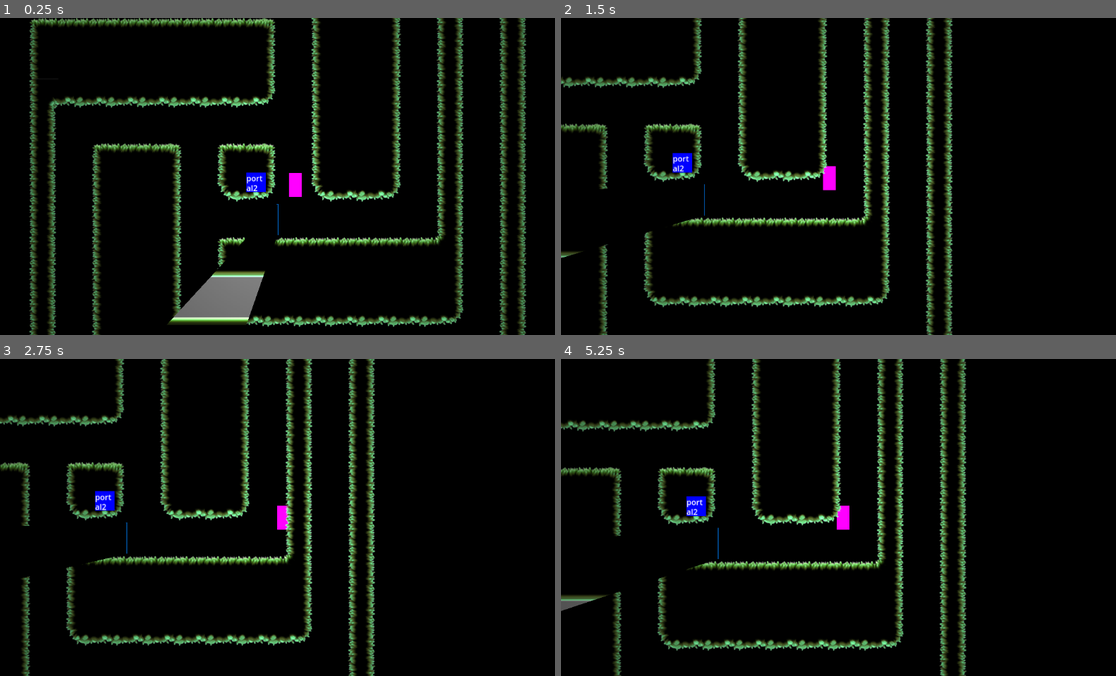
Above: before the commit, frames 1-4 (two rows, left to right).
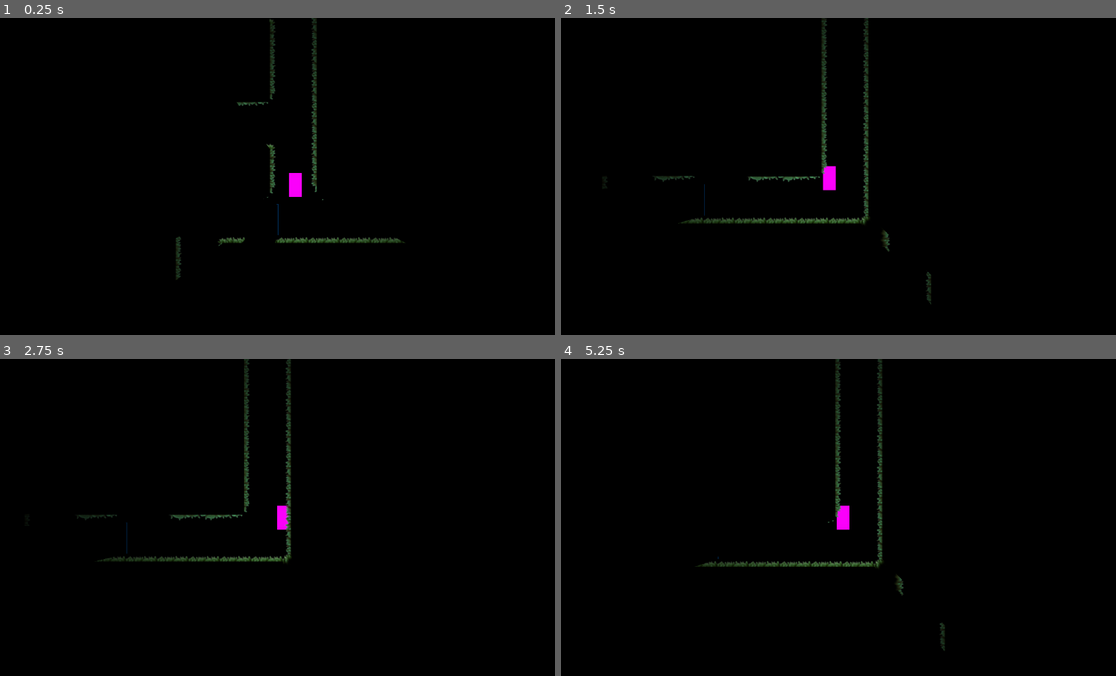
Above: after the commit, the same moments.

Repository: kit-solent/refrigerate
Game: Godot game, scene res://core/ingame.tscn
Same seed, same stepped clock (60 frames per second), same inputs: the game is played once before the commit and once after it.
Inputs:
- Up to frame 1 (0.25 s): no input
- Up to frame 2 (1.5 s): hold Right (player right) 0.53-1.28 s; tap Up (player jump) at 0.77 s; hold Left (player left) from 1.28 s (still down)
- Up to frame 3 (2.75 s): tap Up (player jump) at 1.52 s; release Left (player left) at 2.03 s; hold Right (player right) from 2.03 s (still down)
- Up to frame 4 (5.25 s): tap Up (player jump) at 3.02, 3.77, 4.52 s; release Right (player right) at 3.53 s; hold Left (player left) from 3.53 s (still down)

The runs differ from the first frame. In frame 1, 16% of the frame differs, in the area x 5-95%, y 0-100%; in frame 2, 10%; in frame 3, 10%; in frame 4, 10%.

Commit message:
SaveBot commit at 2025-01-01 12:50:35

Diff:
--- a/core/core.tscn
+++ b/core/core.tscn
@@ -11,7 +11,6 @@
 process_priority = -8
 process_physics_priority = -8
 script = ExtResource("1_ktj8o")
-debug = true
 topdown_color = Color(0, 0, 100, 0.2)
 platformer_color = Color(3.85046e-07, 0.454978, 0.278855, 0.333333)
 world = ExtResource("2_e4puy")
--- a/core/ingame.tscn
+++ b/core/ingame.tscn
@@ -35,7 +35,6 @@
 [node name="meta" type="Node2D" parent="view/world"]
 
 [node name="darkener" type="CanvasModulate" parent="view/world/meta"]
-visible = false
 color = Color(0, 0, 0, 1)
 
 [node name="camera" type="Camera2D" parent="view/world/meta"]
--- a/core/resources/tileset.tres
+++ b/core/resources/tileset.tres
@@ -1,58 +1,141 @@
-[gd_resource type="TileSet" load_steps=13 format=3 uid="uid://b2s0nutp63jpv"]
+[gd_resource type="TileSet" load_steps=32 format=3 uid="uid://b2s0nutp63jpv"]
 
 [ext_resource type="Texture2D" uid="uid://cy17vuxs8proy" path="res://core/assets/mossy_tileset.png" id="1_ow7sq"]
 [ext_resource type="Texture2D" uid="uid://dg0a4lrrejvrb" path="res://core/assets/topdown.tres" id="2_nyunl"]
-[ext_resource type="Shader" path="res://core/resources/shaders/wobble.gdshader" id="3_e3xc7"]
 [ext_resource type="Texture2D" uid="uid://bhnppp1nwuqk" path="res://core/assets/platformer.tres" id="4_oq2lv"]
 
 [sub_resource type="TileMapPattern" id="TileMapPattern_66sc8"]
 tile_data = PackedInt32Array(0, 196608, 3, 131072, 196608, 3, 262144, 196608, 3, 393216, 196608, 3, 524288, 196608, 3, 655360, 196608, 3, 786432, 196608, 3, 917504, 196608, 3)
+
+[sub_resource type="OccluderPolygon2D" id="OccluderPolygon2D_ys27h"]
+polygon = PackedVector2Array(-16, -16, -16, 32, 32, 32, 32, -16)
+
+[sub_resource type="OccluderPolygon2D" id="OccluderPolygon2D_y61bd"]
+polygon = PackedVector2Array(-16, -32, -16, 32, 32, 32, 32, -32)
+
+[sub_resource type="OccluderPolygon2D" id="OccluderPolygon2D_axs5r"]
+polygon = PackedVector2Array(32, -32, 32, 16, -16, 16, -16, -32)
+
+[sub_resource type="OccluderPolygon2D" id="OccluderPolygon2D_po3i8"]
+polygon = PackedVector2Array(-32, -16, 32, -16, 32, 32, -32, 32)
+
+[sub_resource type="OccluderPolygon2D" id="OccluderPolygon2D_fk5f5"]
+polygon = PackedVector2Array(-32, -32, -32, 32, 32, 32, 32, -32)
+
+[sub_resource type="OccluderPolygon2D" id="OccluderPolygon2D_lbiio"]
+polygon = PackedVector2Array(-32, -32, -32, 16, 32, 16, 32, -32)
+
+[sub_resource type="OccluderPolygon2D" id="OccluderPolygon2D_tqtqj"]
+polygon = PackedVector2Array(16, -16, -32, -16, -32, 32, 16, 32)
+
+[sub_resource type="OccluderPolygon2D" id="OccluderPolygon2D_l8xih"]
+polygon = PackedVector2Array(16, -32, 16, 32, -32, 32, -32, -32)
+
+[sub_resource type="OccluderPolygon2D" id="OccluderPolygon2D_fpphh"]
+polygon = PackedVector2Array(-32, 16, 16, 16, 16, -32, -32, -32)
+
+[sub_resource type="OccluderPolygon2D" id="OccluderPolygon2D_pkfr7"]
+polygon = PackedVector2Array(-16, -16, 16, -16, 16, 32, -16, 32)
+
+[sub_resource type="OccluderPolygon2D" id="OccluderPolygon2D_w2ofw"]
+polygon = PackedVector2Array(-16, 32, 16, 32, 16, -32, -16, -32)
+
+[sub_resource type="OccluderPolygon2D" id="OccluderPolygon2D_76rja"]
+polygon = PackedVector2Array(-16, -32, -16, 16, 16, 16, 16, -32)
+
+[sub_resource type="OccluderPolygon2D" id="OccluderPolygon2D_aub2g"]
+polygon = PackedVector2Array(-32, -32, -32, 32, 16, 32, 16, 16, 32, 16, 32, -32)
+
+[sub_resource type="OccluderPolygon2D" id="OccluderPolygon2D_ph1ct"]
+polygon = PackedVector2Array(32, 32, -32, 32, -32, -32, 16, -32, 16, -16, 32, -16)
+
+[sub_resource type="OccluderPolygon2D" id="OccluderPolygon2D_lcse5"]
+polygon = PackedVector2Array(-16, -16, -32, -16, -32, 32, 16, 32, 16, 16, 32, 16, 32, -16, 16, -16, 16, -32, -16, -32)
+
+[sub_resource type="OccluderPolygon2D" id="OccluderPolygon2D_ow6qj"]
+polygon = PackedVector2Array(-32, -32, -32, 16, -16, 16, -16, 32, 32, 32, 32, -32)
+
+[sub_resource type="OccluderPolygon2D" id="OccluderPolygon2D_iegq0"]
+polygon = PackedVector2Array(-32, -16, -32, 32, 32, 32, 32, -32, -16, -32, -16, -16)
+
+[sub_resource type="OccluderPolygon2D" id="OccluderPolygon2D_xwes1"]
+polygon = PackedVector2Array(-16, -32, -16, -16, -32, -16, -32, 16, -16, 16, -16, 32, 16, 32, 16, 16, 32, 16, 32, -32)
+
+[sub_resource type="OccluderPolygon2D" id="OccluderPolygon2D_2pfbf"]
+polygon = PackedVector2Array(-16, -32, -16, -16, -32, -16, -32, 32, 32, 32, 32, -16, 16, -16, 16, -32)
+
+[sub_resource type="OccluderPolygon2D" id="OccluderPolygon2D_nwkmp"]
+polygon = PackedVector2Array(-16, -32, -16, -16, -32, -16, -32, 16, -16, 16, -16, 32, 32, 32, 32, -32)
+
+[sub_resource type="OccluderPolygon2D" id="OccluderPolygon2D_65gr5"]
+polygon = PackedVector2Array(-32, -32, -32, 32, 16, 32, 16, 16, 32, 16, 32, -16, 16, -16, 16, -32)
 
 [sub_resource type="TileSetAtlasSource" id="TileSetAtlasSource_jrbhc"]
 resource_name = "Mossy Terrain"
 texture = ExtResource("1_ow7sq")
 texture_region_size = Vector2i(64, 64)
 0:0/0 = 0
+0:0/0/occlusion_layer_0/polygon = SubResource("OccluderPolygon2D_ys27h")
 0:0/0/physics_layer_0/polygon_0/points = PackedVector2Array(-16, -16, 32, -16, 32, 32, -16, 32)
 1:0/0 = 0
+1:0/0/occlusion_layer_0/polygon = SubResource("OccluderPolygon2D_po3i8")
 1:0/0/physics_layer_0/polygon_0/points = PackedVector2Array(-32, -16, 32, -16, 32, 32, -32, 32)
 2:0/0 = 0
+2:0/0/occlusion_layer_0/polygon = SubResource("OccluderPolygon2D_tqtqj")
 2:0/0/physics_layer_0/polygon_0/points = PackedVector2Array(-32, -16, 16, -16, 16, 32, -32, 32)
 3:0/0 = 0
+3:0/0/occlusion_layer_0/polygon = SubResource("OccluderPolygon2D_pkfr7")
 3:0/0/physics_layer_0/polygon_0/points = PackedVector2Array(-16, -16, 16, -16, 16, 32, -16, 32)
 4:0/0 = 0
+4:0/0/occlusion_layer_0/polygon = SubResource("OccluderPolygon2D_aub2g")
 4:0/0/physics_layer_0/polygon_0/points = PackedVector2Array(-32, -32, 32, -32, 32, 16, 16, 16, 16, 32, -32, 32)
 5:0/0 = 0
+5:0/0/occlusion_layer_0/polygon = SubResource("OccluderPolygon2D_ow6qj")
 5:0/0/physics_layer_0/polygon_0/points = PackedVector2Array(-32, -32, 32, -32, 32, 32, -16, 32, -16, 16, -16, 16, -32, 16)
 6:0/0 = 0
+6:0/0/occlusion_layer_0/polygon = SubResource("OccluderPolygon2D_2pfbf")
 6:0/0/physics_layer_0/polygon_0/points = PackedVector2Array(-16, -16, -32, -16, -32, 32, 32, 32, 32, -16, 16, -16, 16, -32, -16, -32)
 0:1/0 = 0
+0:1/0/occlusion_layer_0/polygon = SubResource("OccluderPolygon2D_y61bd")
 0:1/0/physics_layer_0/polygon_0/points = PackedVector2Array(32, -32, 32, 32, -16, 32, -16, -32)
 1:1/0 = 0
+1:1/0/occlusion_layer_0/polygon = SubResource("OccluderPolygon2D_fk5f5")
 1:1/0/physics_layer_0/polygon_0/points = PackedVector2Array(-32, -32, 32, -32, 32, 32, -32, 32)
 2:1/0 = 0
+2:1/0/occlusion_layer_0/polygon = SubResource("OccluderPolygon2D_l8xih")
 2:1/0/physics_layer_0/polygon_0/points = PackedVector2Array(-32, -32, 16, -32, 16, 32, -32, 32)
 3:1/0 = 0
+3:1/0/occlusion_layer_0/polygon = SubResource("OccluderPolygon2D_w2ofw")
 3:1/0/physics_layer_0/polygon_0/points = PackedVector2Array(-16, -32, 16, -32, 16, 32, -16, 32)
 4:1/0 = 0
+4:1/0/occlusion_layer_0/polygon = SubResource("OccluderPolygon2D_ph1ct")
 4:1/0/physics_layer_0/polygon_0/points = PackedVector2Array(-32, -32, -32, 32, 32, 32, 32, -16, 16, -16, 16, -32)
 5:1/0 = 0
+5:1/0/occlusion_layer_0/polygon = SubResource("OccluderPolygon2D_iegq0")
 5:1/0/physics_layer_0/polygon_0/points = PackedVector2Array(-16, -32, -16, -16, -32, -16, -32, 32, 32, 32, 32, -32)
 6:1/0 = 0
+6:1/0/occlusion_layer_0/polygon = SubResource("OccluderPolygon2D_nwkmp")
 6:1/0/physics_layer_0/polygon_0/points = PackedVector2Array(-16, -32, -16, -16, -32, -16, -32, 16, -16, 16, -16, 32, 32, 32, 32, -32)
 0:2/0 = 0
+0:2/0/occlusion_layer_0/polygon = SubResource("OccluderPolygon2D_axs5r")
 0:2/0/physics_layer_0/polygon_0/points = PackedVector2Array(-16, -32, -16, 16, 32, 16, 32, -32)
 1:2/0 = 0
+1:2/0/occlusion_layer_0/polygon = SubResource("OccluderPolygon2D_lbiio")
 1:2/0/physics_layer_0/polygon_0/points = PackedVector2Array(-32, -32, -32, 16, 32, 16, 32, -32)
 2:2/0 = 0
+2:2/0/occlusion_layer_0/polygon = SubResource("OccluderPolygon2D_fpphh")
 2:2/0/physics_layer_0/polygon_0/points = PackedVector2Array(-32, -32, -32, 16, 16, 16, 16, -32)
 3:2/0 = 0
+3:2/0/occlusion_layer_0/polygon = SubResource("OccluderPolygon2D_76rja")
 3:2/0/physics_layer_0/polygon_0/points = PackedVector2Array(-16, 16, 16, 16, 16, -32, -16, -32)
 4:2/0 = 0
+4:2/0/occlusion_layer_0/polygon = SubResource("OccluderPolygon2D_lcse5")
 4:2/0/physics_layer_0/polygon_0/points = PackedVector2Array(-32, 32, -32, -16, -16, -16, -16, -32, 16, -32, 16, -16, 32, -16, 32, 16, 16, 16, 16, 32)
 5:2/0 = 0
+5:2/0/occlusion_layer_0/polygon = SubResource("OccluderPolygon2D_xwes1")
 5:2/0/physics_layer_0/polygon_0/points = PackedVector2Array(-16, -32, 32, -32, 32, 16, 16, 16, 16, 32, -16, 32, -16, 16, -32, 16, -32, -16, -16, -16)
 6:2/0 = 0
+6:2/0/occlusion_layer_0/polygon = SubResource("OccluderPolygon2D_65gr5")
 6:2/0/physics_layer_0/polygon_0/points = PackedVector2Array(-32, 32, -32, -32, 16, -32, 16, -16, 32, -16, 32, 16, 16, 16, 16, 32)
 0:3/0 = 0
 0:3/0/physics_layer_0/polygon_0/points = PackedVector2Array(-16, -16, -16, 16, 32, 16, 32, -16)
@@ -117,45 +200,29 @@
 texture_region_size = Vector2i(64, 64)
 0:0/0 = 0
 
-[sub_resource type="ShaderMaterial" id="ShaderMaterial_ewv60"]
-shader = ExtResource("3_e3xc7")
-shader_parameter/waveAmplitude = 0.25
-shader_parameter/correctVertex = true
-shader_parameter/waveFrequency = 10.0
-shader_parameter/verticalWave = true
-shader_parameter/keepTransparency = true
-shader_parameter/useTime = true
-shader_parameter/waveSpeed = 1.0
-shader_parameter/progress = 0.0
-shader_parameter/firstHalf = 0.5
-shader_parameter/secondHalf = 0.5
-shader_parameter/freezeFirstHalf = false
-shader_parameter/freezeSecondHalf = false
-
 [sub_resource type="TileSetAtlasSource" id="TileSetAtlasSource_fqxxm"]
 resource_name = "PlatformerDown"
 texture = ExtResource("4_oq2lv")
 texture_region_size = Vector2i(64, 64)
 0:0/0 = 0
-0:0/0/material = SubResource("ShaderMaterial_ewv60")
 
 [sub_resource type="TileSetAtlasSource" id="TileSetAtlasSource_qicur"]
 resource_name = "PlatformerLeft"
-texture_region_size = Vector2i(64, 64)
-0:0/0 = 0
-0:0/0/modulate = Color(1, 1, 0, 0.411765)
+texture = ExtResource("4_oq2lv")
+texture_region_size = Vector2i(64, 64)
+0:0/0 = 0
 
 [sub_resource type="TileSetAtlasSource" id="TileSetAtlasSource_3x4iy"]
 resource_name = "PlatformerUp"
-texture_region_size = Vector2i(64, 64)
-0:0/0 = 0
-0:0/0/modulate = Color(0, 1, 0, 0.2)
+texture = ExtResource("4_oq2lv")
+texture_region_size = Vector2i(64, 64)
+0:0/0 = 0
 
 [sub_resource type="TileSetAtlasSource" id="TileSetAtlasSource_knsr6"]
 resource_name = "PlatformerRight"
-texture_region_size = Vector2i(64, 64)
-0:0/0 = 0
-0:0/0/modulate = Color(1, 0, 1, 0.372549)
+texture = ExtResource("4_oq2lv")
+texture_region_size = Vector2i(64, 64)
+0:0/0 = 0
 
 [resource]
 tile_size = Vector2i(64, 64)
--- a/water/test_rock.tscn
+++ /dev/null
@@ -1,16 +0,0 @@
-[gd_scene load_steps=3 format=3 uid="uid://b1v23sbtn4g0g"]
-
-[ext_resource type="Texture2D" uid="uid://dr4am0bvkf11y" path="res://core/assets/icon.png" id="1_udcch"]
-
-[sub_resource type="CircleShape2D" id="CircleShape2D_wg05b"]
-radius = 19.0
-
-[node name="test_rock" type="RigidBody2D"]
-
-[node name="collision_shape_2d" type="CollisionShape2D" parent="."]
-shape = SubResource("CircleShape2D_wg05b")
-
-[node name="sprite_2d" type="Sprite2D" parent="."]
-position = Vector2(-3.55271e-15, 1.35525e-20)
-scale = Vector2(0.0456251, 0.0456251)
-texture = ExtResource("1_udcch")
Not shown, changed: core/README.md
